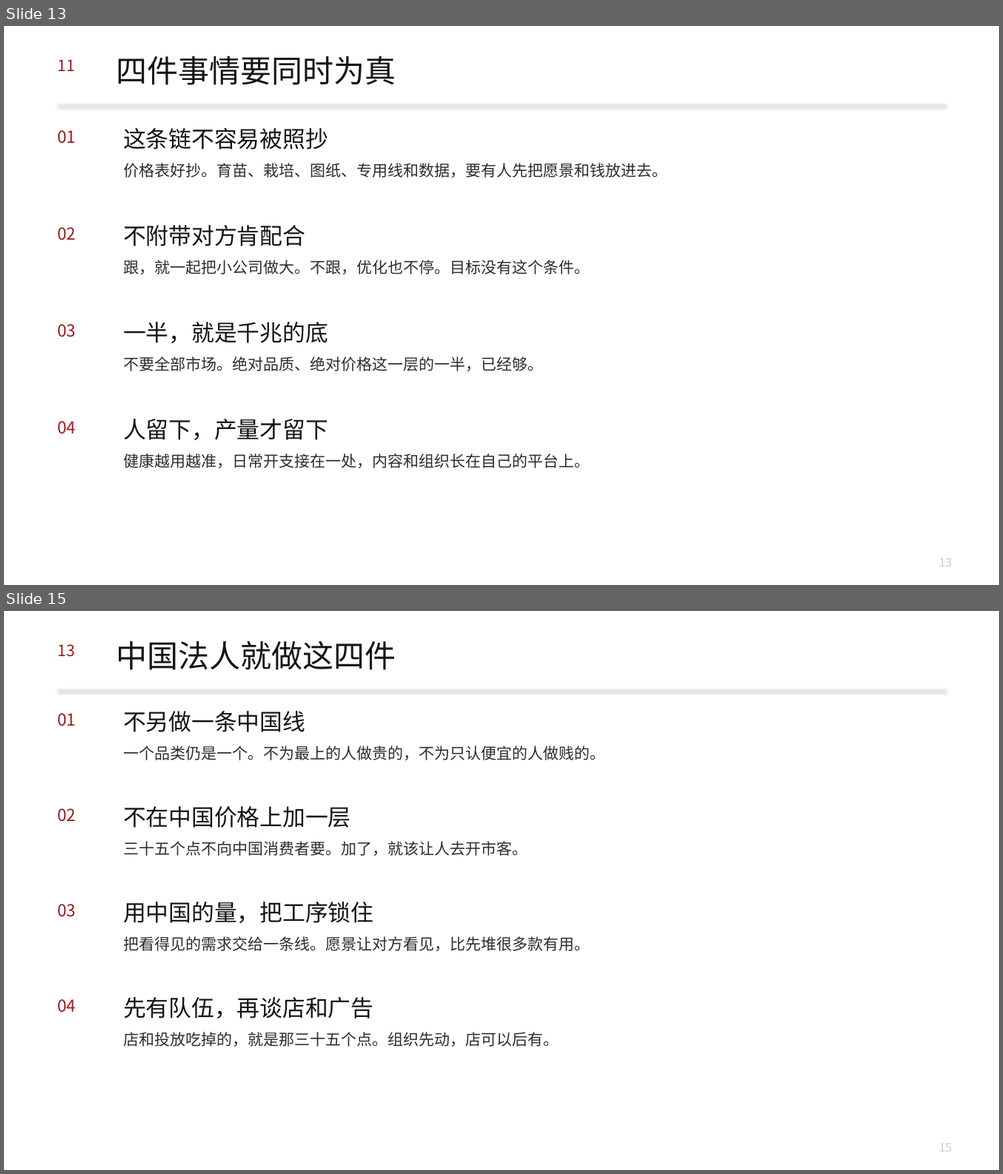
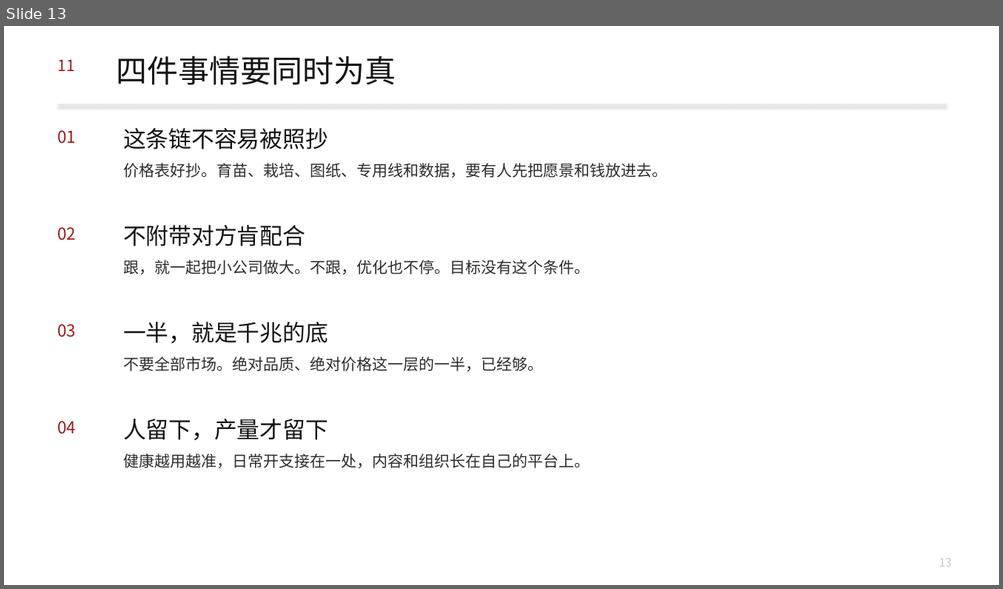
Before and after one commit to headshot9999/xiaoyi, a slide deck: 艾多美何以成为100兆韩元企业.pptx. Shown one above the other, each under a label of ours: slides 13 and 15 before the commit, slide 13 after it; the slides between them are not shown. The pictures are 1003x1174 and 1003x589 pixels, drawn with LibreOffice and Linux fonts; fonts in the diff are those of the drawing. Boxes give left, top, right and bottom in pixels: in the first picture for what was removed or moved away, otherwise in the second. Text is boxed around its words. In the diff, an @@ line names an element or a change of style, - is before the commit and + after.

```diff
--- a/艾多美何以成为100兆韩元企业.pptx
+++ b/艾多美何以成为100兆韩元企业.pptx
@@ slide 15 removed at box(4, 611, 999, 1170), background #FFFFFF @@
@@ text removed at box(58, 644, 75, 657) @@
-13
@@ text removed at box(116, 641, 395, 670) @@
-中国法人就做这四件
@@ rectangle removed at box(58, 689, 945, 690) @@
@@ text removed at box(58, 713, 77, 726) @@
-01
@@ text removed at box(123, 711, 305, 732) @@
-不另做一条中国线
@@ text removed at box(123, 746, 605, 760) @@
-一个品类仍是一个。不为最上的人做贵的，不为只认便宜的人做贱的。
@@ text removed at box(58, 809, 77, 822) @@
-02
@@ text removed at box(123, 806, 350, 828) @@
-不在中国价格上加一层
@@ text removed at box(123, 841, 527, 856) @@
-三十五个点不向中国消费者要。加了，就该让人去开市客。
@@ text removed at box(58, 904, 77, 917) @@
-03
@@ text removed at box(123, 902, 373, 923) @@
-用中国的量，把工序锁住
@@ text removed at box(123, 937, 589, 951) @@
-把看得见的需求交给一条线。愿景让对方看见，比先堆很多款有用。
@@ text removed at box(58, 999, 77, 1013) @@
-04
@@ text removed at box(123, 997, 373, 1019) @@
-先有队伍，再谈店和广告
@@ text removed at box(123, 1032, 558, 1047) @@
-店和投放吃掉的，就是那三十五个点。组织先动，店可以后有。
@@ text removed at box(939, 1144, 951, 1152) @@
-15
```
Also in this commit, not shown: 2 slides changed, 3 slides added, 2 other slides removed, 3 other files.
